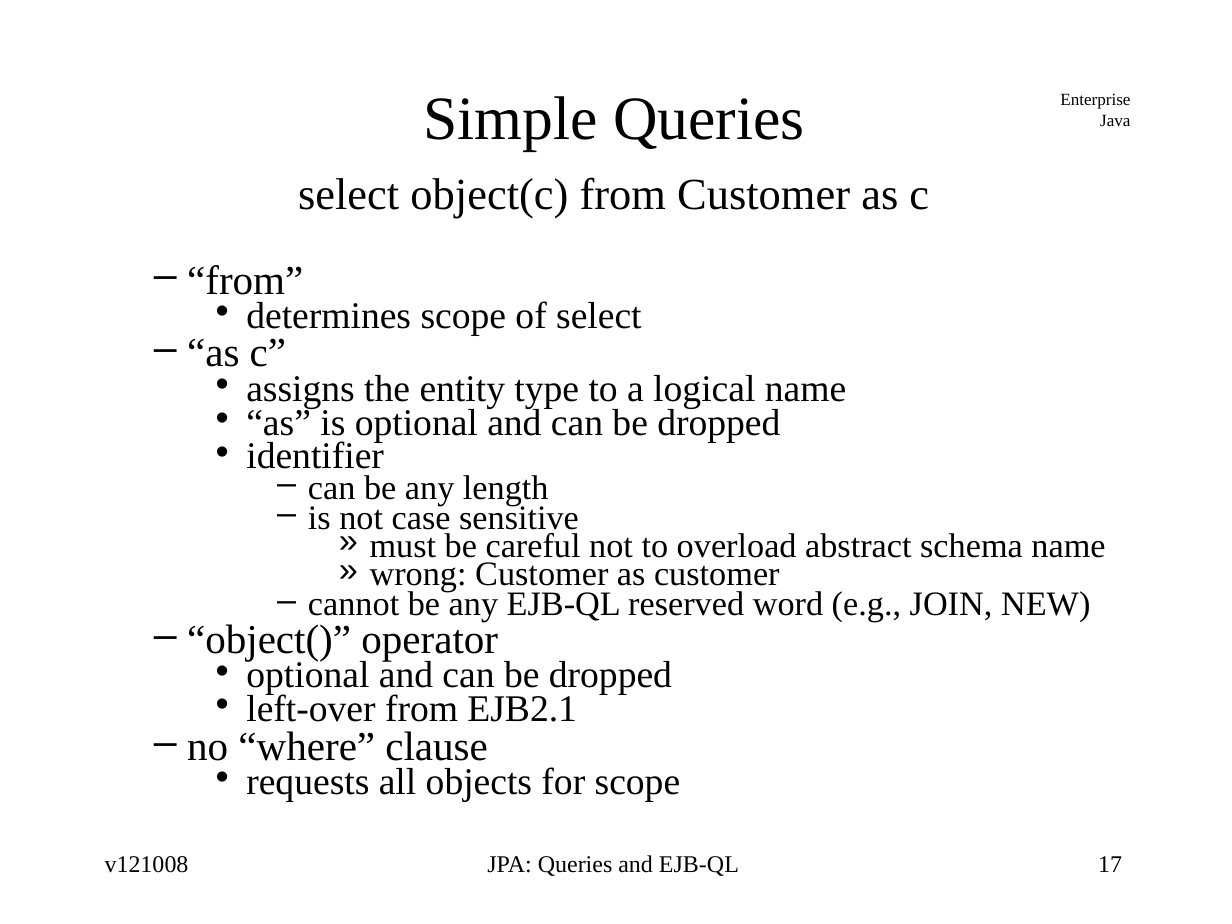
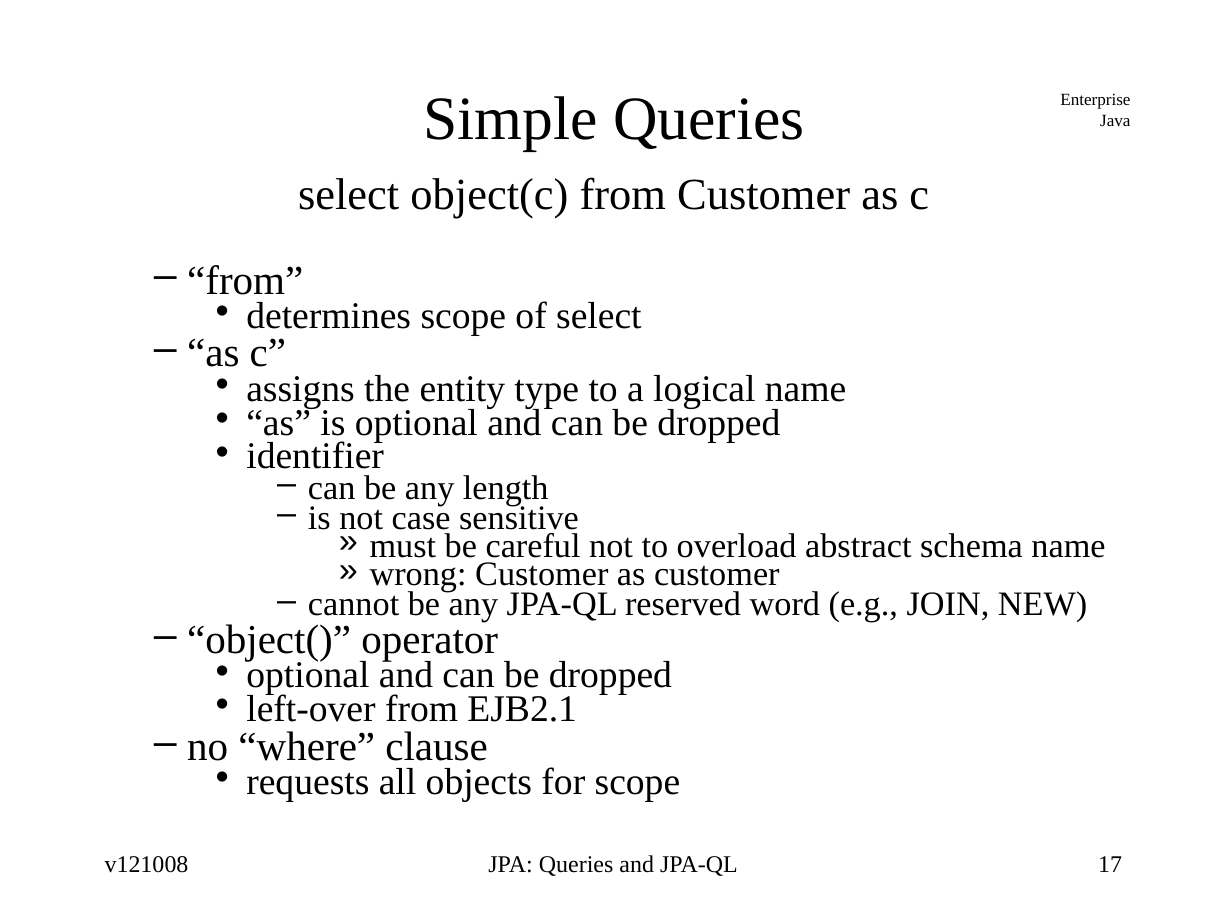
Before and after one commit to jcstaff/ejava-javaee, a slide deck: slide 17 of ormEJBQL/src/site/resources/lectures/ormJPAQL.ppt. Drawn at 1232x924 pixels with LibreOffice and Linux fonts; fonts in the diff are those of the drawing. Boxes give left, top, right and bottom in pixels: in the first picture for what was removed or moved away, otherwise in the second. Text is boxed around its words. In the diff, an @@ line names an element or a change of style, - is before the commit and + after.

```diff
--- a/ormEJBQL/src/site/resources/lectures/ormJPAQL.ppt
+++ b/ormEJBQL/src/site/resources/lectures/ormJPAQL.ppt
@@ text at (308, 588, 1087, 622): text changed @@
-      – cannot be any EJB-QL reserved word (e.g., JOIN, NEW)
+      – cannot be any JPA-QL reserved word (e.g., JOIN, NEW)
@@ text at (488, 855, 738, 876): text changed @@
-JPA: Queries and EJB-QL
+JPA: Queries and JPA-QL
```
Also in this commit, not shown: 55 other slides changed, 1 other file.
